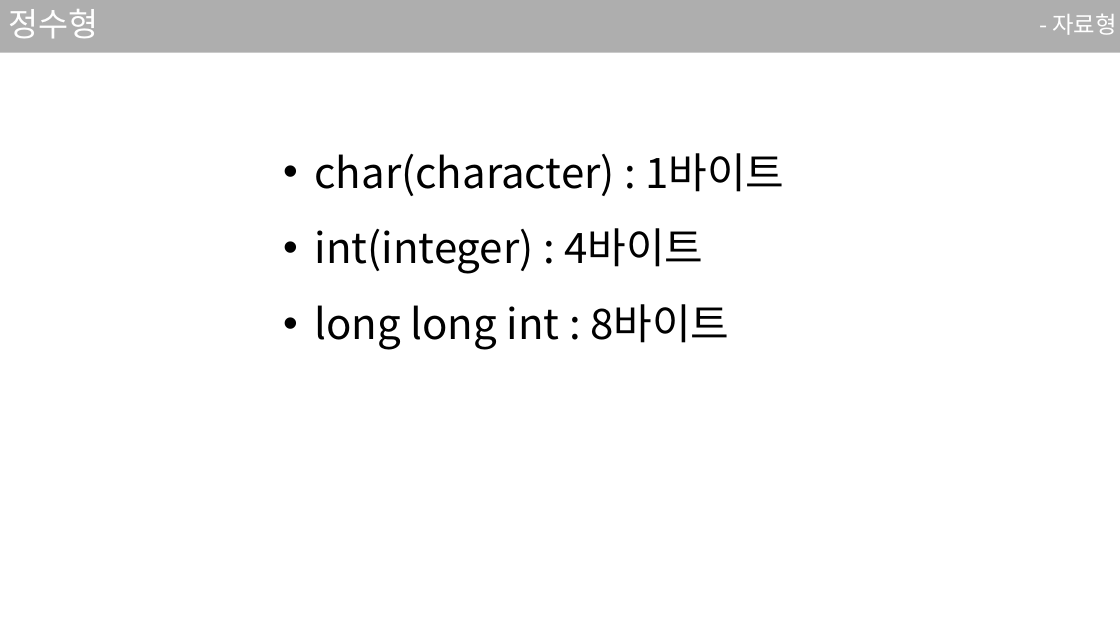
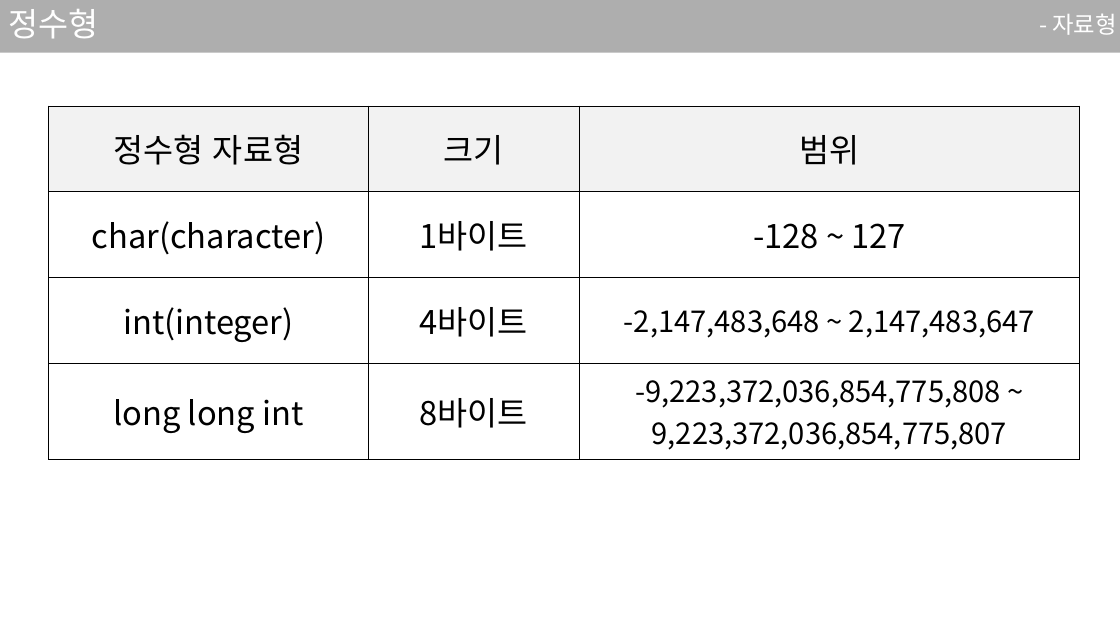
Before and after one commit to sjsjsj1246/EC_C_Language_Study, a slide deck: slide 18 of ppt/2강.pptx. Drawn at 1120x630 pixels with LibreOffice and Linux fonts; fonts in the diff are those of the drawing. Boxes give left, top, right and bottom in pixels: in the first picture for what was removed or moved away, otherwise in the second. Text is boxed around its words. In the diff, an @@ line names an element or a change of style, - is before the commit and + after.

```diff
--- a/ppt/2강.pptx
+++ b/ppt/2강.pptx
@@ table added at [49, 106, 1081, 454], 4 rows, 3 columns @@
+정수형 자료형 | 크기 | 범위
+char(character) | 1바이트 | -128 ~ 127
+int(integer) | 4바이트 | -2,147,483,648 ~ 2,147,483,647
+long long int | 8바이트 | -9,223,372,036,854,775,808 ~ 9,223,372,036,854,775,807
@@ text removed at [315, 153, 784, 350] @@
-• char(character) : 1바이트
-• int(integer) : 4바이트
-• long long int : 8바이트
```
Also in this commit, not shown: 5 other slides changed, 3 other files.
